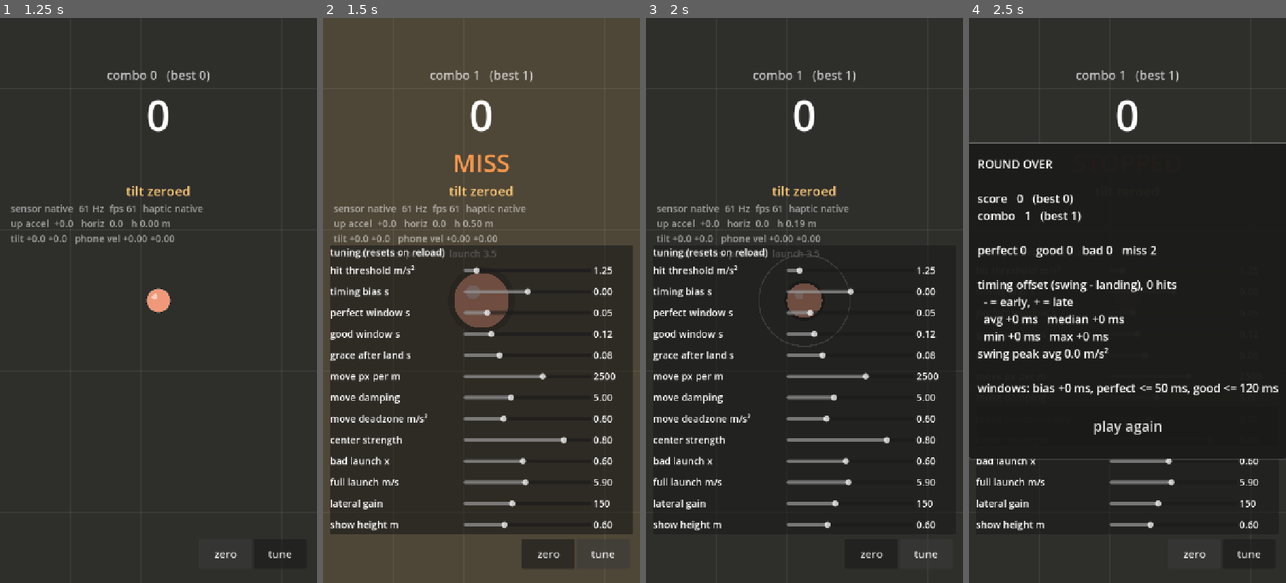
Above: before the commit, frames 1-4 (left to right).
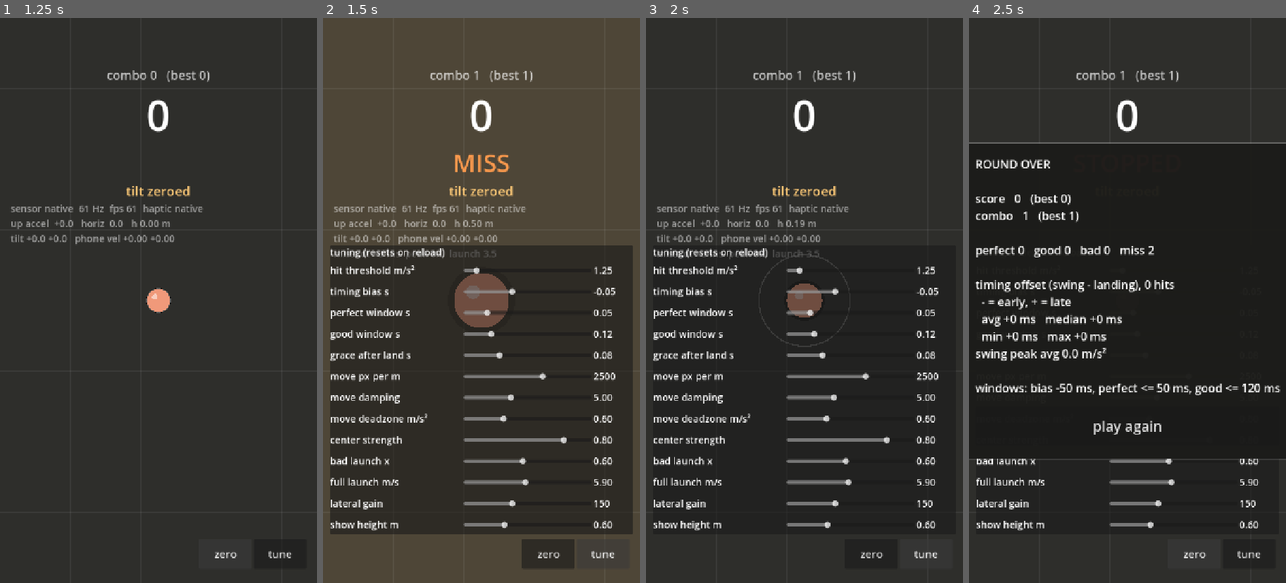
Above: after the commit, the same moments.

Repository: Xionday/Papapa
Game: Godot game, scene res://scenes/main.tscn
Two runs of this game, one before a commit and one after it. Both use one fixed random seed, a clock stepped at 60 frames per second and the inputs below.
Inputs:
- Up to frame 1 (1.25 s): click "zero" at 0.5 s
- Up to frame 2 (1.5 s): click "tune" at 1.25 s
- Up to frame 3 (2 s): no input
- Up to frame 4 (2.5 s): click "zero" at 2 s

Frame 1 is identical in both runs. In frame 2, 0.1% of the frame differs, in the area x 58-93%, y 47-50%; in frame 3, 0.1%; in frame 4, 5.0%, in the area x 0-99%, y 25-78%.

Commit message:
timing bias 預設 −50 ms（四局中位數 −33～−58）；結算面板改按螢幕比例寬
Co-Authored-By: Claude Fable 5.1 <noreply@anthropic.com>
Claude-Session: https://claude.ai/code/session_01M2isnyCwhhtueNisXY1RbR

Diff:
--- a/scenes/main.tscn
+++ b/scenes/main.tscn
@@ -120,15 +120,13 @@
 layout_mode = 2
 
 [node name="Results" type="PanelContainer" parent="HUD"]
-anchors_preset = 8
-anchor_left = 0.5
+anchors_preset = -1
+anchor_left = 0.06
 anchor_top = 0.5
-anchor_right = 0.5
+anchor_right = 0.94
 anchor_bottom = 0.5
-offset_left = -320.0
-offset_top = -330.0
-offset_right = 320.0
-offset_bottom = 330.0
+offset_top = -340.0
+offset_bottom = 340.0
 grow_horizontal = 2
 grow_vertical = 2
 theme_override_styles/panel = SubResource("results_bg")
--- a/scripts/game.gd
+++ b/scripts/game.gd
@@ -13,7 +13,7 @@
 
 ## ---- 可調參數（HUD 的滑桿會改這些）----
 @export var hit_threshold: float = 1.25     ## m/s²，向上加速度要超過這個才算有揮
-@export var timing_bias: float = 0.0        ## s，perfect 的中心點相對落地的偏移（負 = 允許提早揮）
+@export var timing_bias: float = -0.05       ## s，perfect 的中心點相對落地的偏移（負 = 允許提早揮）
 @export var grace_after: float = 0.08       ## s，落地後再等多久才結算（讓晚一點揮也算得到）
 @export var perfect_dt: float = 0.05        ## s，|揮擊 − 落地| 在這之內 = PERFECT
 @export var good_dt: float = 0.12           ## s，在這之內 = GOOD；再外面 = BAD
